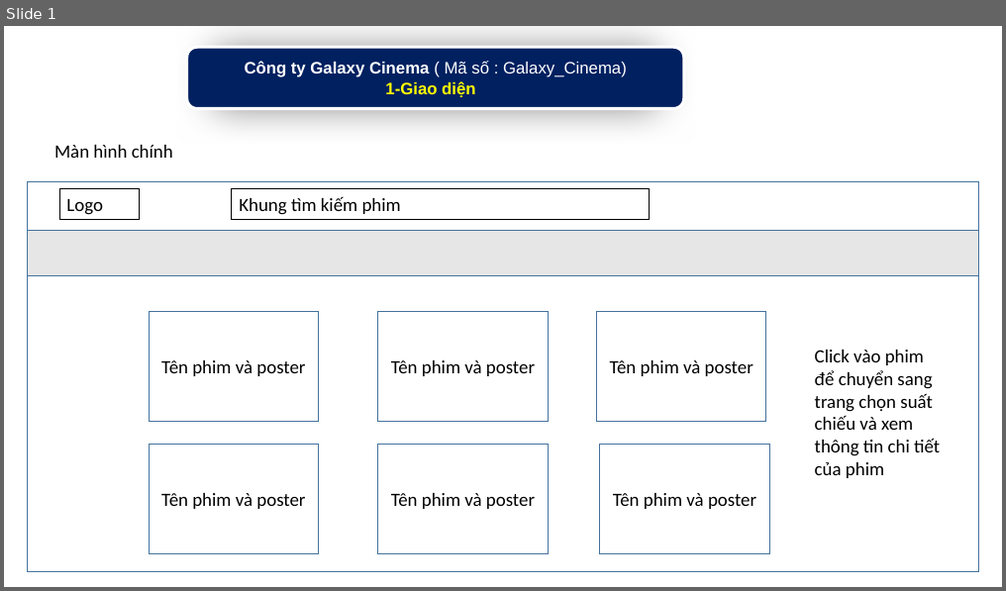
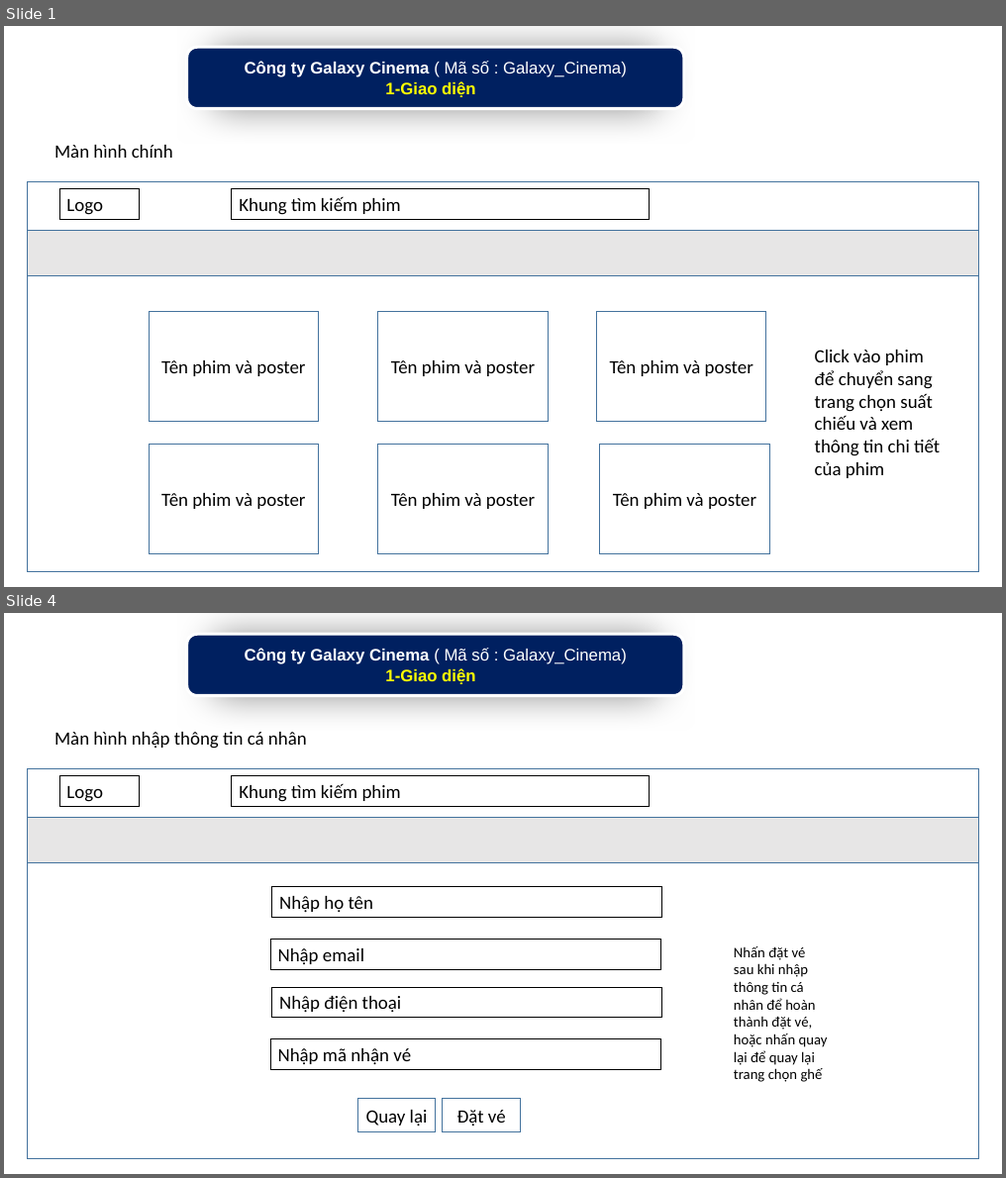
Before and after one commit to phkhuong/pttkpm_doan, a slide deck: Ho_so_PTTKPM/1688035_TKPM_Khach_Tham_quan.pptx. Shown one above the other, each under a label of ours: slide 1 before the commit, slides 1 and 4 after it; the slides between them are not shown. The pictures are 1006x591 and 1006x1178 pixels, drawn with LibreOffice and Linux fonts; fonts in the diff are those of the drawing. Boxes give left, top, right and bottom in pixels: in the first picture for what was removed or moved away, otherwise in the second. Text is boxed around its words. In the diff, an @@ line names an element or a change of style, - is before the commit and + after.

```diff
--- a/Ho_so_PTTKPM/1688035_TKPM_Khach_Tham_quan.pptx
+++ b/Ho_so_PTTKPM/1688035_TKPM_Khach_Tham_quan.pptx
@@ slide 4 added at <box>4,613,1002,1174</box>, background #FFFFFF @@
@@ rounded rectangle added at <box>187,634,684,696</box>, fill #002060, outline #FFFFFF 3 pt, 16 pt, text #FFFFFF, bold @@
+Công ty Galaxy Cinema ( Mã số : Galaxy_Cinema)
+1-Giao diện
@@ text added at <box>54,732,307,749</box>, 18 pt, text #000000 @@
+Màn hình nhập thông tin cá nhân
@@ rectangle added at <box>27,768,979,1159</box>, fill #FFFFFF, outline #43739E 1 pt @@
@@ rectangle added at <box>59,776,140,806</box>, outline #000000 0.75 pt, 18 pt, text #000000 @@
+Logo
@@ rectangle added at <box>232,776,649,806</box>, outline #000000 0.75 pt, 18 pt, text #000000 @@
+Khung tìm kiếm phim
@@ rectangle added at <box>27,818,979,863</box>, fill #E7E6E6, outline #43739E 1 pt @@
@@ rectangle added at <box>272,887,662,917</box>, outline #000000 0.75 pt, 18 pt, text #000000 @@
+Nhập họ tên
@@ rectangle added at <box>270,940,660,969</box>, outline #000000 0.75 pt, 18 pt, text #000000 @@
+Nhập email
@@ text added at <box>734,947,828,1082</box>, 14 pt, text #000000 @@
+Nhấn đặt vé sau khi nhập thông tin cá nhân để hoàn thành đặt vé, hoặc nhấn quay lại để quay lại trang chọn ghế
@@ rectangle added at <box>272,987,662,1017</box>, outline #000000 0.75 pt, 18 pt, text #000000 @@
+Nhập điện thoại
@@ rectangle added at <box>270,1040,660,1069</box>, outline #000000 0.75 pt, 18 pt, text #000000 @@
+Nhập mã nhận vé
@@ rectangle added at <box>357,1099,436,1134</box>, outline #43739E 1 pt, 18 pt, text #000000 @@
+Quay lại
@@ rectangle added at <box>443,1099,521,1134</box>, outline #43739E 1 pt, 18 pt, text #000000 @@
+Đặt vé
```
Also in this commit, not shown: 2 slides changed, 3 other slides added.
